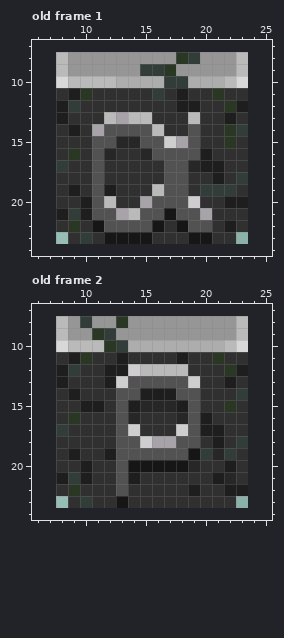
Edited in one commit: pixel-art file (Screenshots/letters.aseprite). Above: the version before the commit.
16x16 pixels, 4 frames. Colours within 5 levels of each other are drawn and written as one. Shown: old frame 1: x 6..25, y 7..24; old frame 2: x 6..25, y 7..24. The old version is drawn lined up with the new one, on the new canvas. The commit also changed other frames, which this record leaves out.
And afterwards:
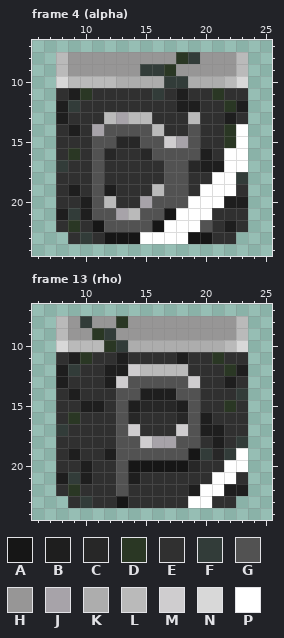
Palette (. is transparent): A #161616  B #1e1e1e  C #272727  D #2a3724  E #303030  F #323c39  G #525252  H #979696  J #a7a3a9  K #adadad  L #bababa  M #cfcdcf  N #d8d8d8  P #ffffff
A new or re-ordered frame is compared with the old frame closest to it.
The commit says: letter animations
Change:
canvas 16x16 -> 32x32, the old top-left corner now at 8,8
frames 4 -> 40
--- frame 4 (alpha) is new; against old frame 1
@@ x 13..25 @@
 13 JLLEEELEEBE..
-14 GGGLEEGEEDF..
-15 CCGGMJGEEDE..
-16 EECGGGGBEEE..
-17 EEEEGGCBBEE..
-18 EEEEGGEEBEF..
-19 EEELGGEFFFE..
-20 EEJGGGMEEBB..
-21 JLGGAGGJEEE..
-22 GGGAEAGGEBE..
-23 AAAEEEAAEE...
+14 GGGLEEGEEDP..
+15 CCGGMJGEEDP..
+16 EECGGGGBEPP..
+17 EEEEGGCBBPP..
+18 EEEEGGEEPPF..
+19 EEELGGEPPPE..
+20 EEJGGGPPPBB..
+21 JLGGAPPPEEE..
+22 GGGAPPPGEBE..
+23 AAPPPPAAEE...
 24 .............
--- frame 13 (rho) is new; against old frame 2
@@ x 17..25 @@
 18 JGGEBEF..
-19 GGAFCFE..
-20 AACEEBE..
-21 EEEEBCE..
-22 EEBEEBB..
-23 EEEEEE...
+19 GGAFCFP..
+20 AACEEPP..
+21 EEEEPPE..
+22 EEBPPBB..
+23 EEPPEE...
 24 .........
Boxes around the changes in both pictures, in picture pixels (x1, y1, x2, y2):
changed: (140, 124, 248, 244)
changed: (188, 448, 248, 508)
